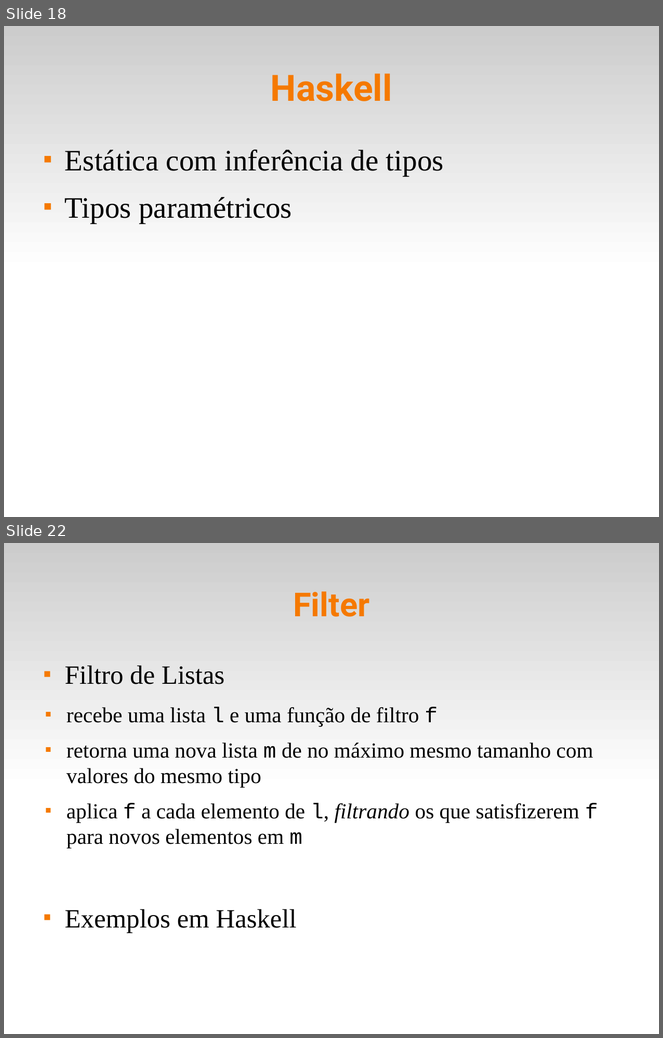
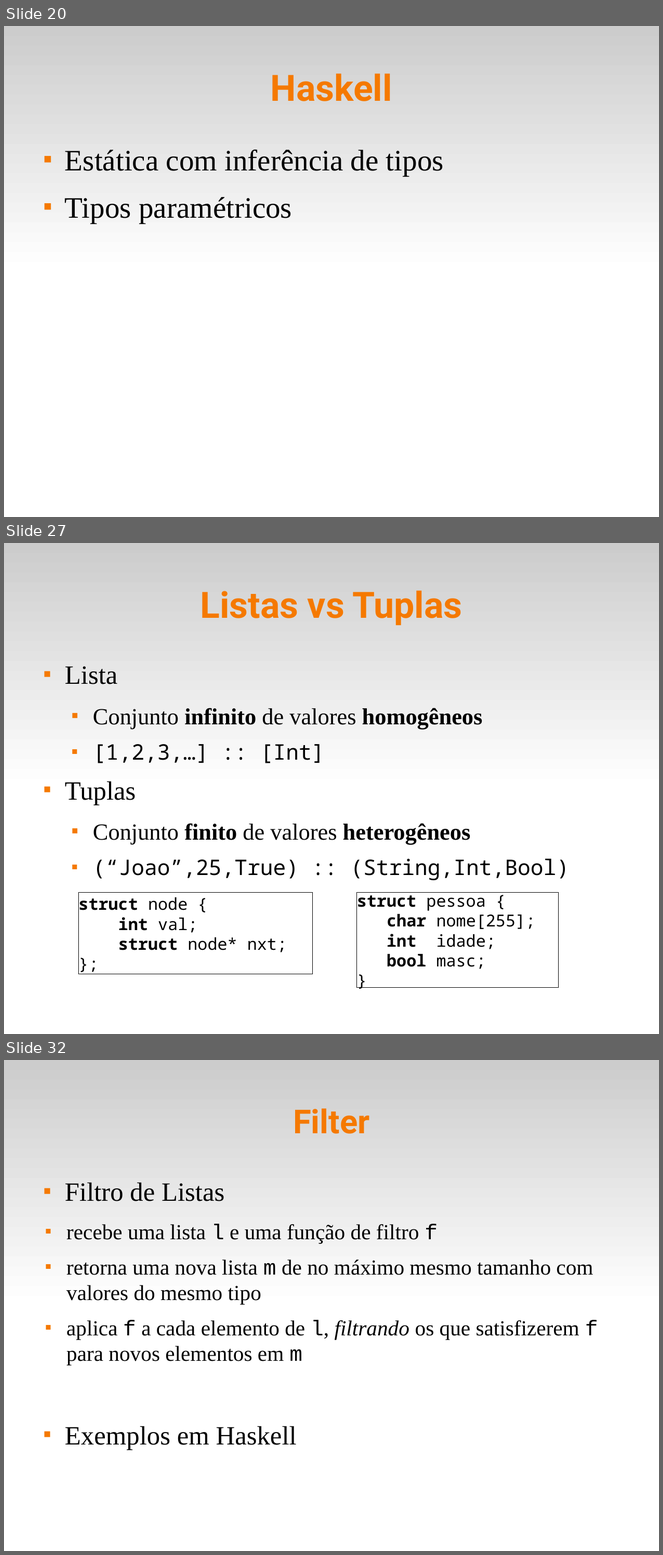
Before and after one commit to fsantanna-uerj/EDL, a slide deck: slides/edl-10-fun.odp. Shown one above the other, each under a label of ours: slides 18 and 22 before the commit, slides 20, 27 and 32 after it; the slides between them are not shown. The pictures are 663x1038 and 663x1555 pixels, drawn with LibreOffice and Linux fonts; fonts in the diff are those of the drawing. Boxes give left, top, right and bottom in pixels: in the first picture for what was removed or moved away, otherwise in the second. Text is boxed around its words. In the diff, an @@ line names an element or a change of style, - is before the commit and + after.

```diff
--- a/slides/edl-10-fun.odp
+++ b/slides/edl-10-fun.odp
@@ slide 27 added at (4, 543, 659, 1034), background #FFFFFF; not listed: 1 template element that a slide beside it also shows @@
@@ title added at (200, 590, 462, 625), 44 pt, text #F57900, bold @@
+Listas vs Tuplas
@@ text added at (65, 666, 569, 880), 28 pt, text #000000 @@
+■ Lista
+  ■ Conjunto infinito de valores homogêneos
+  ■ [1,2,3,…] :: [Int]
+■ Tuplas
+  ■ Conjunto finito de valores heterogêneos
+  ■ (“Joao”,25,True) :: (String,Int,Bool)
@@ rectangle added at (79, 893, 313, 975), fill #FFFFFF, outline #000000 0 pt, 20 pt, text #000000 @@
+struct node {
+int val;
+struct node* nxt;
+};
@@ rectangle added at (357, 893, 559, 988), fill #FFFFFF, outline #000000 0 pt, 20 pt, text #000000 @@
+struct pessoa {
+char nome[255];
+int idade;
+bool masc;
+}
@@ what was slide 18 is now slide 20 @@
@@ what was slide 22 is now slide 32 @@
```
Also in this commit, not shown: 4 slides changed, 9 other slides added, 4 other files.
